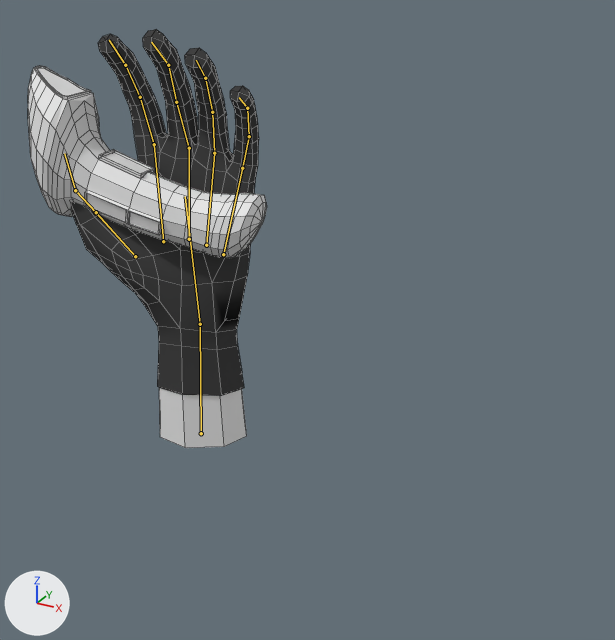
An edit to the Blender file TheStrange/Animations/RiggedHand.blend, drawn before and after from the same camera.
One viewpoint serves both versions: a 50 mm camera at (0.364, -0.479, 0.357) aimed at (0.105, -0.008, 0.122). Every picture has the same lights, and +X, +Y and +Z are marked at lower left. The bones that bend it are drawn over the model as lines. Mesh edges are drawn as thin lines.

Objects in the first picture: 'Hand.001', 'Scanner'.
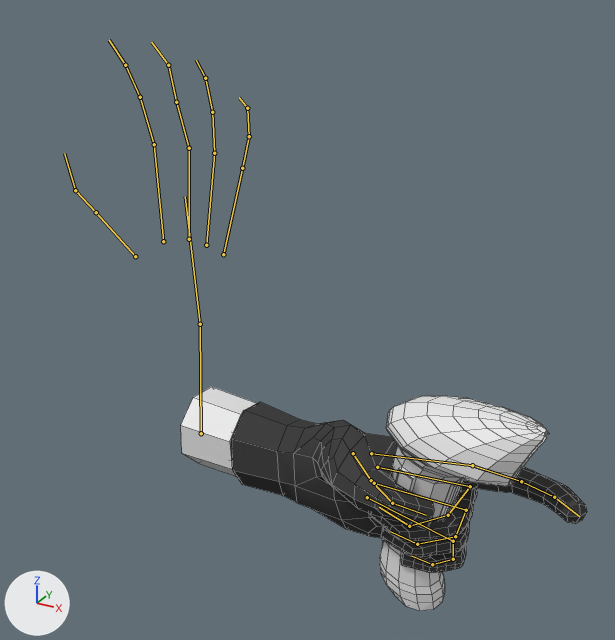
Commit message: hand idle

The newer file adds an action. The first version stands in its rest pose; the second is drawn at frame 1 of the action 'rigAction.001'.

Location of each change, (x1, y1, x2, y2) in pixels of the pictures (615 x 640 px):
'Hand.001', posed
    before: (71, 29, 259, 448)
    after: (181, 387, 587, 572)
'Scanner', posed (29% narrower, 12% taller)
    before: (28, 66, 267, 258)
    after: (380, 396, 549, 611)

The change, as a list of edits to the scene's bpy script:
```text
Change bone_root:
    where bone_root = bpy.data.objects['rig'].pose.bones['root']
    bone_root.location: (0.0, 0.0, 0.0) -> (0.0, -0.0192, -0.0058)
    bone_root.rotation_quaternion: (1.0, 0.0, 0.0, 0.0) -> (0.706, -0.04, 0.706, 0.04)  # degrees (0, 0, 0) -> degrees (-7, 90, 0)
Change bone_thumb_01_master_l:
    where bone_thumb_01_master_l = bpy.data.objects['rig'].pose.bones['thumb.01_master.L']  # child of 'ORG-palm.01.L'
    bone_thumb_01_master_l.scale: (1.0, 1.0, 1.0) -> (1.0, 0.83, 1.0)
Change bone_f_index_01_l:
    where bone_f_index_01_l = bpy.data.objects['rig'].pose.bones['f_index.01.L']  # child of 'MCH-f_index.01_drv.L'
    bone_f_index_01_l.rotation_quaternion: (1.0, 0.0, 0.0, 0.0) -> (0.993, 0.0, -0.115, 0.0)  # degrees (0, 0, 0) -> degrees (0, -13, 0)
Change bone_thumb_01_l:
    where bone_thumb_01_l = bpy.data.objects['rig'].pose.bones['thumb.01.L']  # child of 'MCH-thumb.01_drv.L'
    bone_thumb_01_l.rotation_quaternion: (1.0, 0.0, 0.0, 0.0) -> (0.874, 0.085, 0.281, 0.388)  # degrees (0, 0, 0) -> degrees (24, 25, 53)
Change bone_f_middle_01_master_l:
    where bone_f_middle_01_master_l = bpy.data.objects['rig'].pose.bones['f_middle.01_master.L']  # child of 'ORG-palm.02.L'
    bone_f_middle_01_master_l.scale: (1.0, 1.0, 1.0) -> (1.0, 0.8, 1.0)
Change bone_f_middle_01_l:
    where bone_f_middle_01_l = bpy.data.objects['rig'].pose.bones['f_middle.01.L']  # child of 'MCH-f_middle.01_drv.L'
    bone_f_middle_01_l.rotation_quaternion: (1.0, 0.0, 0.0, 0.0) -> (0.769, 0.622, -0.099, 0.109)  # degrees (0, 0, 0) -> degrees (78, -17, 3)
Change bone_f_ring_01_master_l:
    where bone_f_ring_01_master_l = bpy.data.objects['rig'].pose.bones['f_ring.01_master.L']  # child of 'ORG-palm.03.L'
    bone_f_ring_01_master_l.scale: (1.0, 1.0, 1.0) -> (1.0, 0.84, 1.0)
Change bone_f_ring_01_l:
    where bone_f_ring_01_l = bpy.data.objects['rig'].pose.bones['f_ring.01.L']  # child of 'MCH-f_ring.01_drv.L'
    bone_f_ring_01_l.rotation_quaternion: (1.0, 0.0, 0.0, 0.0) -> (0.768, 0.635, -0.061, 0.048)  # degrees (0, 0, 0) -> degrees (79, -9, 0)
Change bone_f_pinky_01_master_l:
    where bone_f_pinky_01_master_l = bpy.data.objects['rig'].pose.bones['f_pinky.01_master.L']  # child of 'ORG-palm.04.L'
    bone_f_pinky_01_master_l.scale: (1.0, 1.0, 1.0) -> (1.0, 0.88, 1.0)
Change bone_f_pinky_01_l:
    where bone_f_pinky_01_l = bpy.data.objects['rig'].pose.bones['f_pinky.01.L']  # child of 'MCH-f_pinky.01_drv.L'
    bone_f_pinky_01_l.rotation_quaternion: (1.0, 0.0, 0.0, 0.0) -> (0.776, 0.631, -0.007, 0.003)  # degrees (0, 0, 0) -> degrees (78, -1, 0)
```
